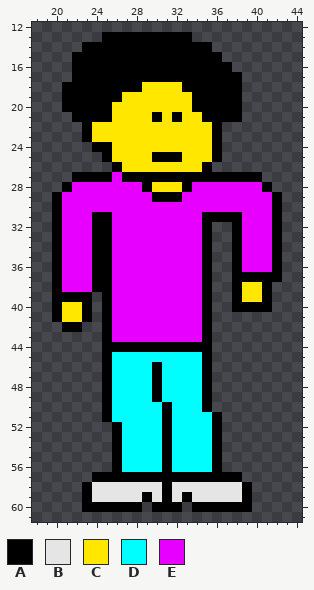
Pixel-art sprite -- discovery/robowalkr1.png. Above is the file before it was changed.
The file is 64x64 pixels. Shown: x 18..44, y 12..61. The old version is drawn lined up with the new one.
Palette (. is transparent): A #000000  B #e5e5e5  C #ffe700  D #00fdff  E #e700ff
Pixels before, first column x 20:
13 .....AAAAAAAAA.........
14 ...AAAAAAAAAAAAA.......
15 ..AAAAAAAAAAAAAAA......
16 ..AAAAAAAAAAAAAAAA.....
17 ..AAAAAAAAAAAAAAAAA....
18 .AAAAAAAACCCCAAAAAA....
19 .AAAAAACCCCCCCAAAAA....
20 .AAAAACCCCCCCCAAAAA....
21 ..AAAACCCCACACCAAAA....
22 ...ACCCCCCCCCCCCA......
23 ...ACCCCCCCCCCCCA......
24 ....AACCCCCCCCCCA......
25 .....ACCCCAAACCCA......
26 ......ACCCCCCCCA.......
27 ..AAAAEAAAAAAAAAAAAAA..
28 .AEEEEEEEACCCAEEEEEEEA.
29 AEEEEEEEEEAAAEEEEEEEEEA
30 AEEEEEEEEEEEEEEEEEEEEEA
31 AEEEAAEEEEEEEEEAAAAEEEA
32 AEEEAAEEEEEEEEEA..AEEEA
33 AEEEAAEEEEEEEEEA..AEEEA
34 AEEEAAEEEEEEEEEA..AEEEA
35 AEEEAAEEEEEEEEEA..AEEEA
36 AEEEAAEEEEEEEEEA..AEEEA
37 AEEEAAEEEEEEEEEA..AAAAA
38 AEEEAAEEEEEEEEEA..ACCA.
39 AAAA.AEEEEEEEEEA..ACCA.
40 ACCA.AEEEEEEEEEA..AAAA.
41 ACCA.AEEEEEEEEEA.......
42 .AA..AEEEEEEEEEA.......
43 .....AEEEEEEEEEA.......
44 .....AAAAAAAAAAA.......
45 .....ADDDDDDDDDA.......
46 .....ADDDDADDDDA.......
47 .....ADDDDADDDDA.......
48 .....ADDDDADDDDA.......
49 .....ADDDDADDDDA.......
50 .....ADDDDDADDDA.......
51 .....ADDDDDADDDDA......
52 ......ADDDDADDDDA......
53 ......ADDDDADDDDA......
54 ......ADDDDADDDDA......
55 ......ADDDDADDDDA......
56 ......ADDDDADDDDA......
57 ....AAAAAAAAAAAAAAA....
58 ...ABBBBBBBABBBBBBBA...
59 ...ABBBBBABABABBBBBA...
60 ...AAAAAA.AAA.AAAAAA...
Now the later version:
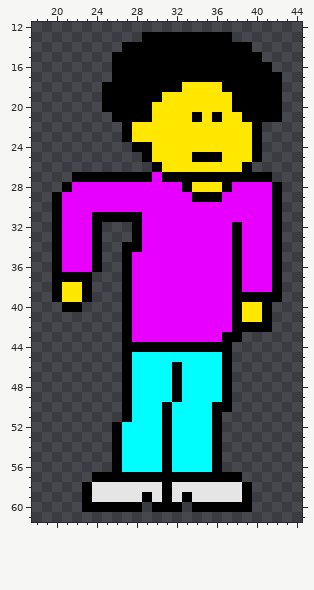
Difference:
whole drawing moved by +3,+0 (the old picture is shown already moved)
Changed rows in their new state; - is an unchanged pixel.
first column x 20:
13 -----....-----AAAA-----
14 ---....---------AAAA---
15 --....-----------AAAA--
16 --....------------AAAA-
17 --....-------------AAAA
18 -....----AAAACCCC--AAAA
19 -....--AAAA---CCCC-AAAA
20 -....-AAAA----CCCC-AAAA
21 --....AAAAC-C-AC-CCAAAA
22 ---....A--------CCCCA--
23 ---....A--------CCCCA--
24 ----....AA------CCCCA--
25 -----....ACCC-AA-CCCA--
26 ------....A----CCCCA---
27 ------A---E----------A-
28 ---------EEEE-CCCA---EA
29 ----------EEE-AAA------
31 ------AAA------EEEE----
32 -----...A------EEE-----
33 -----...A------EEE-----
34 -----..AA------EEE-----
35 -----..A-------EEE-----
36 -----..A-------EEE-----
37 -AAA...A-------EEE-EEE-
38 -CCA...A-------EEE-EEEA
39 -CC--..A-------EEE-AA-A
40 .AA.-..A-------EEE-CC--
41 ....-..A-------EEEACCA-
42 -..--..A-------EEEAAAA-
43 -----..A-------EEAA----
44 -----..---------AA-----
45 -----..A-------DDA-----
46 -----..A--D-A--DDA-----
47 -----..A--D-A--DDA-----
48 -----..A--D-A--DDA-----
49 -----..A--D-A--DDA-----
50 -----..A-------DAA-----
51 -----..A---------------
Pixel boxes of the changes (left, top, right, bottom) in both pictures:
changed: (52, 32, 282, 422)
